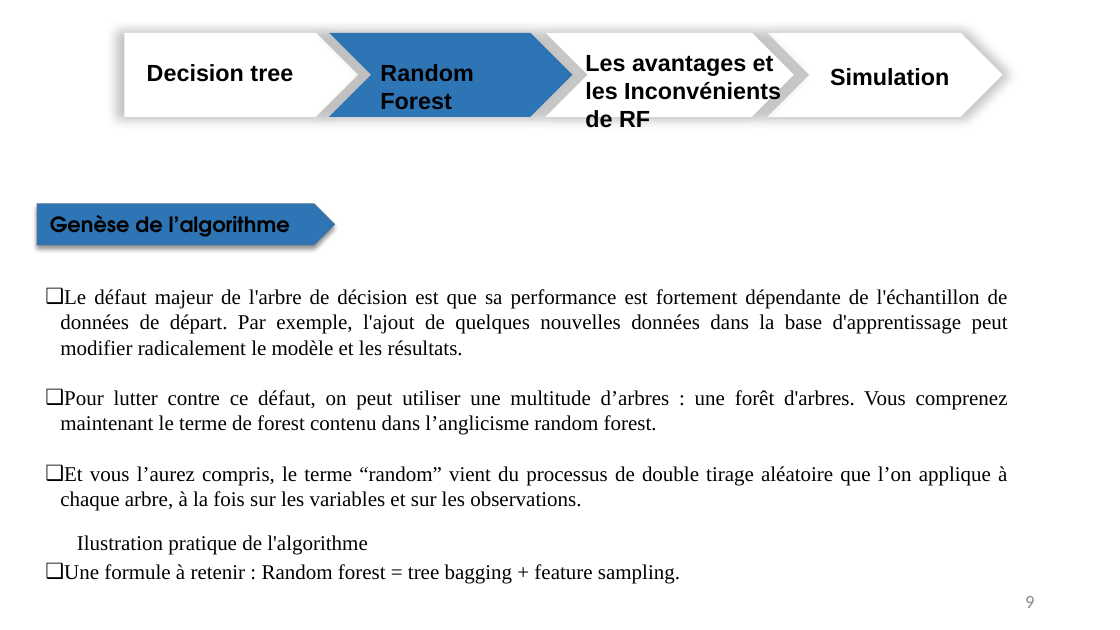
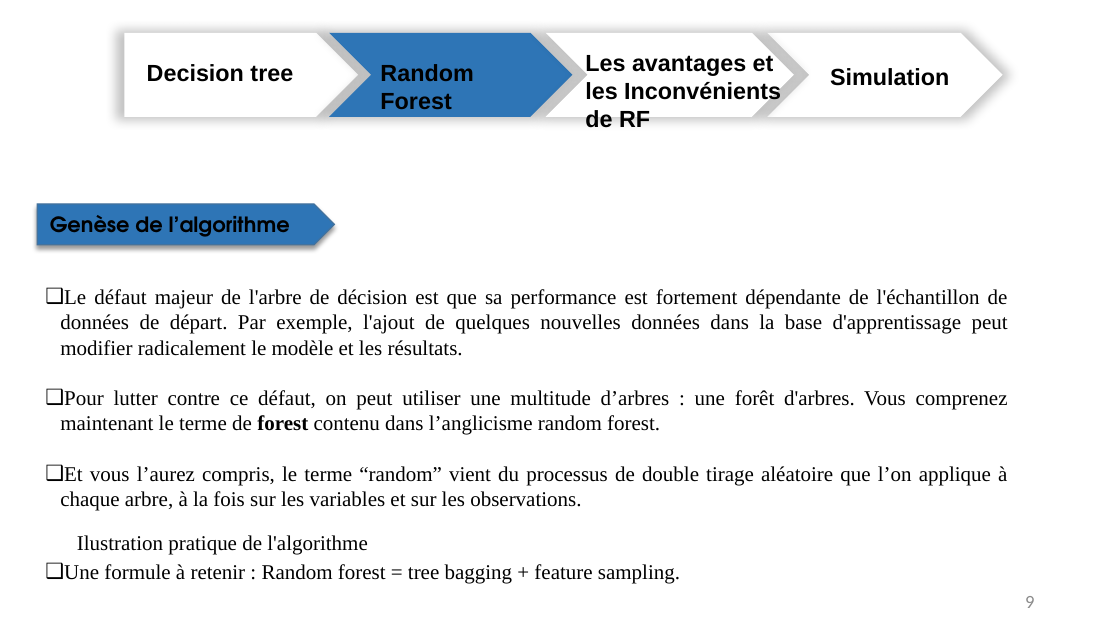
Before and after one commit to benjdiasaad/Random_Forest, a slide deck: slide 9 of Benjdia Saad Random Forest.pptx. Drawn at 1120x630 pixels with LibreOffice and Linux fonts; fonts in the diff are those of the drawing. Boxes give left, top, right and bottom in pixels: in the first picture for what was removed or moved away, otherwise in the second. Text is boxed around its words. In the diff, an @@ line names an element or a change of style, - is before the commit and + after.

```diff
--- a/Benjdia Saad Random Forest.pptx
+++ b/Benjdia Saad Random Forest.pptx
@@ text at bbox=[60, 390, 1008, 435]: bold on in "forest" @@
```
Also in this commit, not shown: 10 other slides changed.
